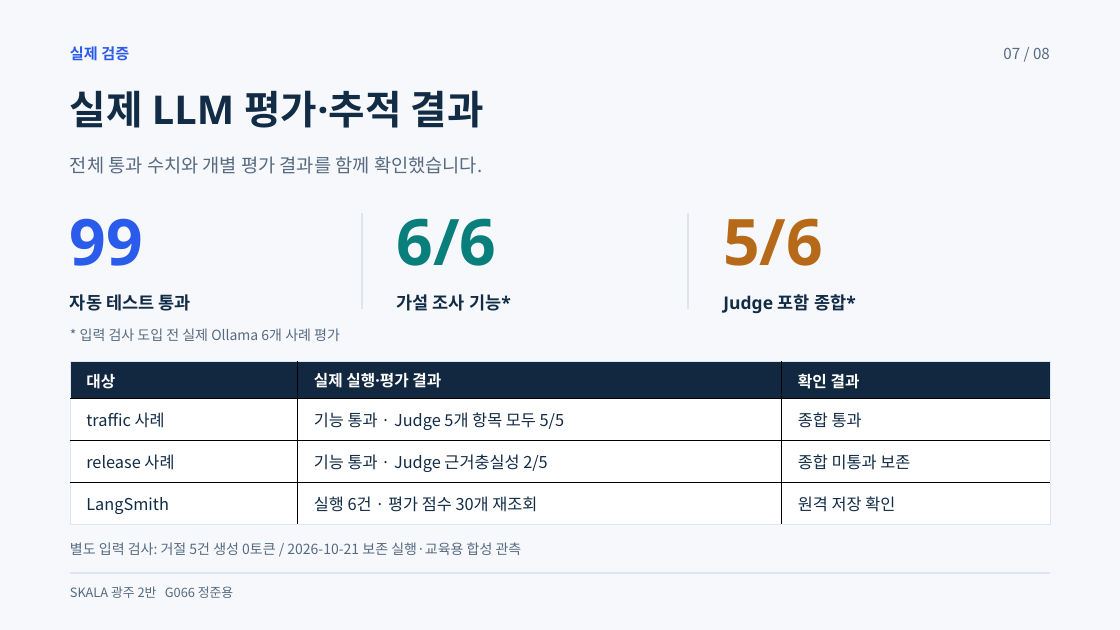
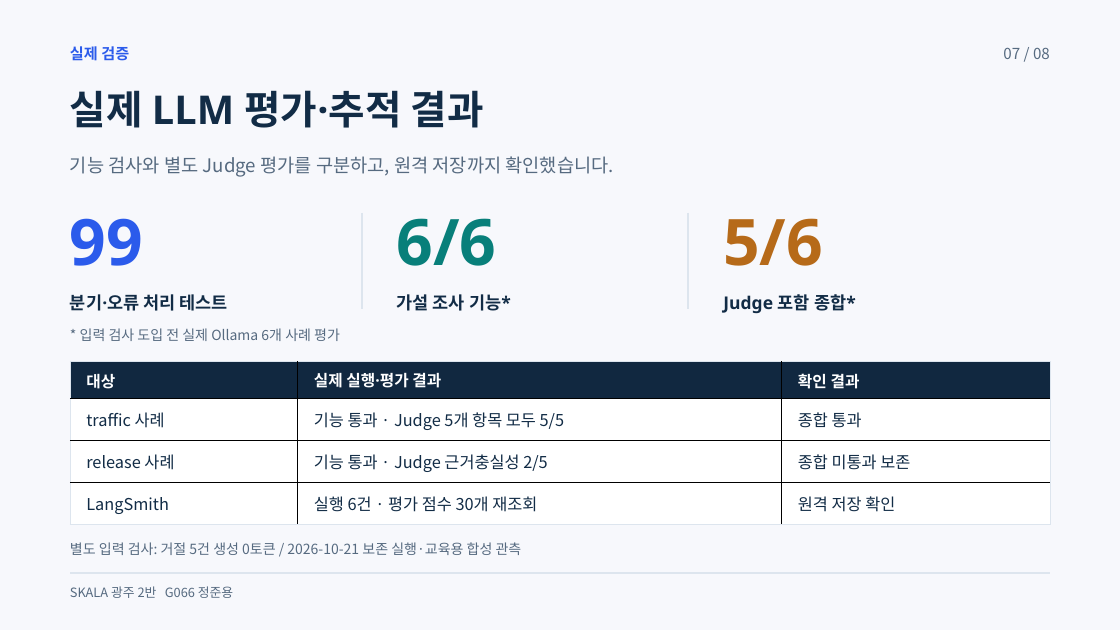
Before and after one commit to beshurl/skala-ai-mini-project, a slide deck: slide 7 of doc/presentation/운영진단_에이전트_5분발표.pptx. Drawn at 1120x630 pixels with LibreOffice and Linux fonts; fonts in the diff are those of the drawing. Boxes give left, top, right and bottom in pixels: in the first picture for what was removed or moved away, otherwise in the second. Text is boxed around its words. In the diff, an @@ line names an element or a change of style, - is before the commit and + after.

```diff
--- a/doc/presentation/운영진단_에이전트_5분발표.pptx
+++ b/doc/presentation/운영진단_에이전트_5분발표.pptx
@@ text at <box>70,156,614,177</box>: text changed @@
-전체 통과 수치와 개별 평가 결과를 함께 확인했습니다.
+기능 검사와 별도 Judge 평가를 구분하고, 원격 저장까지 확인했습니다.
@@ text at <box>70,294,228,311</box>: text changed @@
-자동 테스트 통과
+분기·오류 처리 테스트
```
Also in this commit, not shown: 4 other slides changed, 6 other files.
